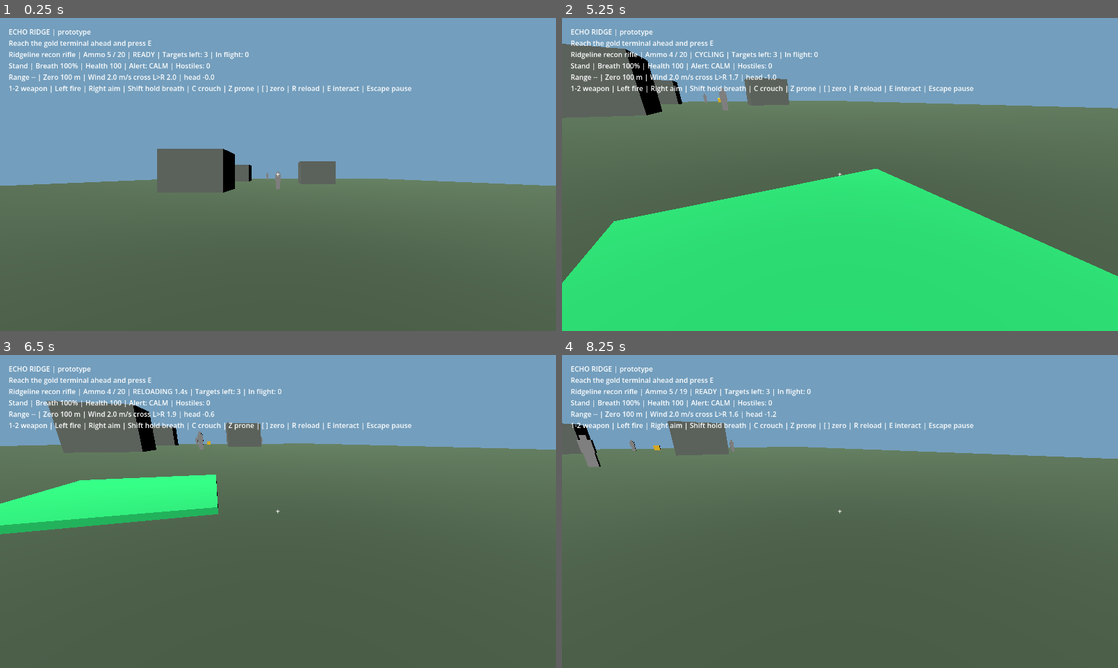
Above: before the commit, frames 1-4 (two rows, left to right).
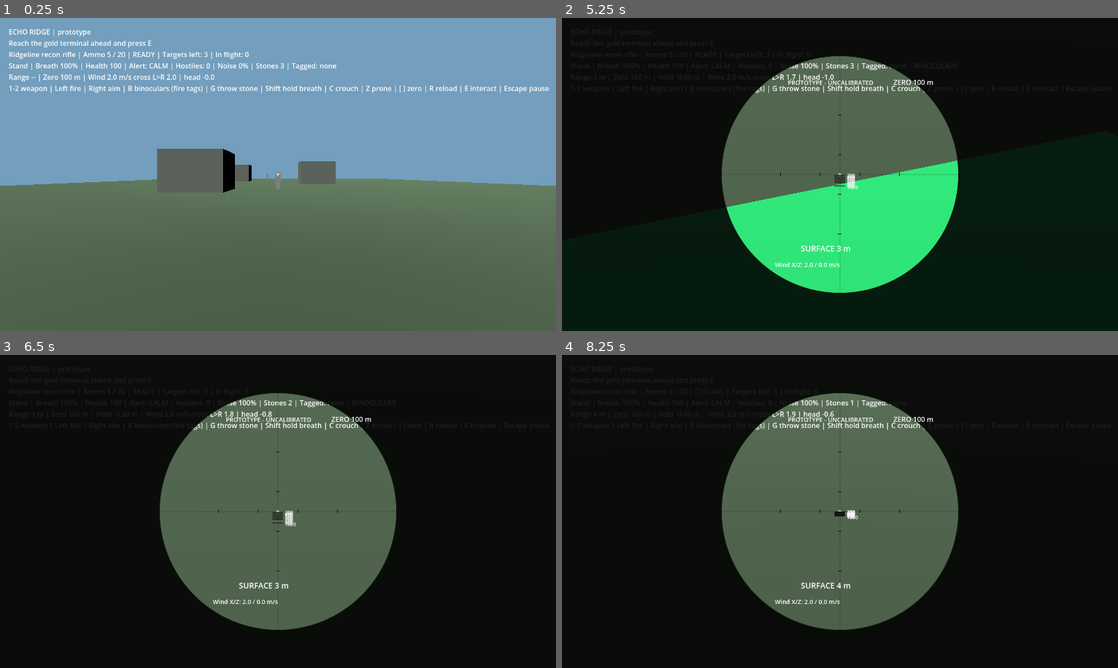
Above: after the commit, the same moments.

Repository: adam656677-oss/sniper
Game: Godot game, scene res://main.tscn
Same seed, same stepped clock (60 frames per second), same inputs: the game is played once before the commit and once after it.
Inputs (mouse positions are in pixels of both pictures, inside the frame that each line leads up to):
- Up to frame 1 (0.25 s): no input
- Up to frame 2 (5.25 s): tap E (interact) at 0.5, 1.25, 2, 2.75, 3.05, 3.5 s; move the mouse to (867, 174) at 0.52 s; hold Right mouse button (aim) 0.53-1.28 s; hold W (move_forward) 0.53-4.25 s; click (867, 174) at 0.67 s; tap C (crouch) at 0.8, 1.35 s; move the mouse to (812, 174) at 1.27 s; click (812, 174) at 1.55 s; move the mouse to (851, 168) at 2.02 s; press the mouse at (851, 168) at 2.03 s; tap Shift (hold_breath) at 2.3, 2.85 s; move the mouse to (834, 180) at 2.77 s; release the mouse at (834, 180) at 2.78 s; click (834, 180) at 2.92 s; move the mouse to (878, 177) at 3.52 s; hold E (interact) 3.53-4.25 s; click (878, 177) at 3.67 s; tap Z (prone) at 3.8 s; tap Escape (pause) at 4.15 s; drag from (673, 127) to (756, 96) at 4.27 s; tap N (restart) at 5 s; move the mouse to (867, 174) at 5.02 s; hold S (move_back) from 5.03 s (still down); hold B (binoculars, bound only after the commit) from 5.03 s (still down); click (867, 174) at 5.17 s
- Up to frame 3 (6.5 s): tap T (tag, bound only after the commit) at 5.3, 5.85 s; tap R (reload) at 5.65 s; move the mouse to (255, 505) at 5.77 s; release S (move_back) at 5.78 s; release B (binoculars, bound only after the commit) at 5.78 s; hold D (move_right) from 5.78 s (still down); click (255, 505) at 5.92 s; tap G (throw, bound only after the commit) at 6.05 s
- Up to frame 4 (8.25 s): move the mouse to (867, 511) at 6.52 s; release D (move_right) at 6.53 s; hold G (throw, bound only after the commit) 6.53-7.28 s; hold W (move_forward) from 6.53 s (still down); click (867, 511) at 6.67 s; right-click (867, 511) at 6.8 s; move the mouse to (812, 511) at 7.27 s; right-click (812, 511) at 7.35 s; click (812, 511) at 7.42 s; tap C (crouch) at 7.55 s; move the mouse to (851, 505) at 8.02 s; hold C (crouch) from 8.03 s (still down)

The runs differ from the first frame. In frame 1, 0.9% of the frame differs, in the area x 23-99%, y 14-24%; in frame 2, 79%; in frame 3, 80%, in the area x 0-100%, y 0-100%; in frame 4, 79%.

Commit message:
Add the stealth kit: binoculars with tagging, footstep noise and stone distractions
Checklist item 2.8. StealthKit narrows the view to 12 degrees, tags the
hostile under the crosshair, reports footstep noise scaled by stance and
motion every half second, and throws up to three stones that land along
the view ray and draw guards within 30 m. Hearing now carries loudness:
footsteps only make a patrol suspicious, thrown or distant sounds send it
to investigate, close gunfire alarms it. New stealth suite.

Co-Authored-By: Claude Fable 5.1 <noreply@anthropic.com>
Claude-Session: https://claude.ai/code/session_01Eowivxxx5e3dLJLdS68ERi

Diff:
--- a/compound_mission.tscn
+++ b/compound_mission.tscn
@@ -8,6 +8,7 @@
 [ext_resource type="Script" path="res://scope_overlay.gd" id="6"]
 [ext_resource type="Script" path="res://scenes/weapons/aim_sway.gd" id="7"]
 [ext_resource type="Script" path="res://scenes/killcam.gd" id="8"]
+[ext_resource type="Script" path="res://scenes/player/stealth_kit.gd" id="9"]
 
 [node name="CompoundMission" type="Node3D"]
 script = ExtResource("1")
@@ -25,6 +26,9 @@
 
 [node name="KillCam" type="Node" parent="."]
 script = ExtResource("8")
+
+[node name="StealthKit" type="Node" parent="."]
+script = ExtResource("9")
 
 [node name="HUDLayer" type="CanvasLayer" parent="."]
 
--- a/main.tscn
+++ b/main.tscn
@@ -8,6 +8,7 @@
 [ext_resource type="Script" path="res://scope_overlay.gd" id="6"]
 [ext_resource type="Script" path="res://scenes/weapons/aim_sway.gd" id="7"]
 [ext_resource type="Script" path="res://scenes/killcam.gd" id="8"]
+[ext_resource type="Script" path="res://scenes/player/stealth_kit.gd" id="9"]
 
 [node name="Mission" type="Node3D"]
 script = ExtResource("1")
@@ -25,6 +26,9 @@
 
 [node name="KillCam" type="Node" parent="."]
 script = ExtResource("8")
+
+[node name="StealthKit" type="Node" parent="."]
+script = ExtResource("9")
 
 [node name="HUDLayer" type="CanvasLayer" parent="."]
 
--- a/mission.gd
+++ b/mission.gd
@@ -9,6 +9,7 @@
 @onready var hud: Label = $HUDLayer/HUD
 @onready var sway: AimSway = $AimSway
 @onready var killcam: KillCam = $KillCam
+@onready var stealth: StealthKit = $StealthKit
 var measured_range := -1.0
 var last_long_shot := 0.0
 var camera: Camera3D
@@ -23,6 +24,9 @@
 	weapon.body_hit.connect(level.on_body_hit)
 	weapon.wind = level.wind
 	level.player = player
+	stealth.camera = camera
+	stealth.player = player
+	stealth.level = level
 	level.target_killed.connect(on_target_killed)
 	weapon.fired.connect(on_weapon_fired)
 
@@ -96,11 +100,23 @@
 		weapon.adjust_zero(-1)
 	elif event.is_action_pressed("skip_killcam"):
 		killcam.skip()
+	elif event.is_action_pressed("binoculars"):
+		stealth.toggle_binoculars()
+	elif event.is_action_pressed("tag"):
+		stealth.tag()
+	elif event.is_action_pressed("throw"):
+		stealth.throw_stone()
 	elif Input.mouse_mode == Input.MOUSE_MODE_CAPTURED:
 		if event.is_action_pressed("fire"):
-			weapon.fire_weapon()
+			if stealth.binoculars:
+				stealth.tag()
+			else:
+				weapon.fire_weapon()
 		elif event.is_action_pressed("aim"):
-			weapon.toggle_aim()
+			if stealth.binoculars:
+				stealth.set_binoculars(false)
+			else:
+				weapon.toggle_aim()
 
 func update_hud() -> void:
 	var objective: String = level.objective_text()
@@ -124,12 +140,15 @@
 	var shot_line := ""
 	if killcam.active():
 		shot_line = "\nLONG SHOT %.0f m (Space to skip)" % last_long_shot
-	var alert_line := "Health %d | Alert: %s | Hostiles: %d" % [int(round(player.health)), level.coordinator.level_name(), level.enemies.size()]
-	hud.text = "ECHO RIDGE | prototype\n%s\n%s | Ammo %d / %d | %s | Targets left: %d | In flight: %d\n%s | %s | %s\n%s | %s%s\n1-2 weapon | Left fire | Right aim | Shift hold breath | C crouch | Z prone | [ ] zero | R reload | E interact | Escape pause" % [
+	var noise_bar := "Noise %d%%" % int(round(stealth.noise_level() * 100.0))
+	var tags := stealth.live_tags()
+	var tag_line := "Tagged: none" if tags.is_empty() else "Tagged: " + ", ".join(tags.map(func(e): return "%s %.0f m" % [e.name, player.global_position.distance_to(e.global_position)]))
+	var alert_line := "Health %d | Alert: %s | Hostiles: %d | %s | Stones %d | %s%s" % [int(round(player.health)), level.coordinator.level_name(), level.enemies.size(), noise_bar, stealth.stones, tag_line, " | BINOCULARS" if stealth.binoculars else ""]
+	hud.text = "ECHO RIDGE | prototype\n%s\n%s | Ammo %d / %d | %s | Targets left: %d | In flight: %d\n%s | %s | %s\n%s | %s%s\n1-2 weapon | Left fire | Right aim | B binoculars (fire tags) | G throw stone | Shift hold breath | C crouch | Z prone | [ ] zero | R reload | E interact | Escape pause" % [
 		objective, weapon.profile().display_name, weapon.ammo, weapon.reserve_ammo, weapon.status_text(), level.targets.size(), weapon.projectiles.size(), stance_name, breath, alert_line, range_line, wind_text(), shot_line]
 
 func is_aiming() -> bool:
-	return camera.fov < 70.0
+	return camera.fov < 70.0 and not stealth.binoculars
 
 func advance_sway(delta: float) -> void:
 	sway.stance_multiplier = player.sway_multiplier()
@@ -144,7 +163,8 @@
 	weapon.advance_projectiles(delta)
 	advance_sway(delta)
 	killcam.advance(delta)
-	measured_range = measure_range() if is_aiming() else -1.0
+	stealth.advance(delta)
+	measured_range = measure_range() if is_aiming() or stealth.binoculars else -1.0
 	if not GameState.finished and level.is_complete():
 		GameState.finish_mission()
 	if GameState.finished:
--- a/project.godot
+++ b/project.godot
@@ -94,3 +94,15 @@
 "deadzone": 0.5,
 "events": [Object(InputEventKey,"resource_local_to_scene":false,"resource_name":"","device":-1,"window_id":0,"alt_press …(191 unchanged characters)…
 }
+binoculars={
+"deadzone": 0.5,
+"events": [Object(InputEventKey,"resource_local_to_scene":false,"resource_name":"","device":-1,"window_id":0,"alt_pressed":false,"shift_pressed":false,"ctrl_pressed":false,"meta_pressed":false,"pressed":false,"keycode":66,"physical_keycode":0,"key_label":0,"unicode":0,"location":0,"echo":false,"script":null)]
+}
+tag={
+"deadzone": 0.5,
+"events": [Object(InputEventKey,"resource_local_to_scene":false,"resource_name":"","device":-1,"window_id":0,"alt_pressed":false,"shift_pressed":false,"ctrl_pressed":false,"meta_pressed":false,"pressed":false,"keycode":84,"physical_keycode":0,"key_label":0,"unicode":0,"location":0,"echo":false,"script":null)]
+}
+throw={
+"deadzone": 0.5,
+"events": [Object(InputEventKey,"resource_local_to_scene":false,"resource_name":"","device":-1,"window_id":0,"alt_pressed":false,"shift_pressed":false,"ctrl_pressed":false,"meta_pressed":false,"pressed":false,"keycode":71,"physical_keycode":0,"key_label":0,"unicode":0,"location":0,"echo":false,"script":null)]
+}
--- a/range_mission.tscn
+++ b/range_mission.tscn
@@ -8,6 +8,7 @@
 [ext_resource type="Script" path="res://scope_overlay.gd" id="6"]
 [ext_resource type="Script" path="res://scenes/weapons/aim_sway.gd" id="7"]
 [ext_resource type="Script" path="res://scenes/killcam.gd" id="8"]
+[ext_resource type="Script" path="res://scenes/player/stealth_kit.gd" id="9"]
 
 [node name="RangeMission" type="Node3D"]
 script = ExtResource("1")
@@ -25,6 +26,9 @@
 
 [node name="KillCam" type="Node" parent="."]
 script = ExtResource("8")
+
+[node name="StealthKit" type="Node" parent="."]
+script = ExtResource("9")
 
 [node name="HUDLayer" type="CanvasLayer" parent="."]
 
--- a/scenes/enemies/alert_coordinator.gd
+++ b/scenes/enemies/alert_coordinator.gd
@@ -51,13 +51,16 @@
 		if enemy.global_position.distance_to(reporter.global_position) <= SHARE_RADIUS:
 			enemy.receive_contact(position)
 
-func report_noise(position: Vector3, radius: float, source: Node = null) -> void:
+# loudness caps how alarming the sound is: 1.0 gunfire, 0.5 distant or thrown,
+# 0.3 footsteps. Within a quarter of the radius a loud sound is unmistakable.
+func report_noise(position: Vector3, radius: float, source: Node = null, loudness: float = 1.0) -> void:
 	for enemy in enemies:
 		if enemy == source or not enemy.is_alive():
 			continue
 		var distance: float = enemy.global_position.distance_to(position)
 		if distance <= radius:
-			enemy.on_noise(position, 1.0 if distance <= radius * 0.25 else 0.5)
+			var heard := 1.0 if distance <= radius * 0.25 else 0.5
+			enemy.on_noise(position, minf(heard, loudness))
 
 func report_body(position: Vector3) -> void:
 	bodies.append(position)
--- a/scenes/enemies/enemy.gd
+++ b/scenes/enemies/enemy.gd
@@ -128,7 +128,8 @@
 	if state == State.PATROL or state == State.SUSPICIOUS:
 		change_state(State.INVESTIGATE)
 
-# loudness 1.0 is close and unmistakable; 0.5 is distant.
+# loudness 1.0 is close and unmistakable; 0.5 is distant or thrown; below 0.5
+# is a faint sound such as footsteps that only makes a patrol suspicious.
 func on_noise(position: Vector3, loudness: float) -> void:
 	if not is_alive():
 		return
@@ -137,9 +138,13 @@
 	if loudness >= 1.0:
 		perception.awareness = 1.0
 		become_alert()
-	elif state == State.PATROL or state == State.SUSPICIOUS:
-		perception.awareness = maxf(perception.awareness, 0.5)
-		change_state(State.INVESTIGATE)
+	elif loudness >= 0.5:
+		if state == State.PATROL or state == State.SUSPICIOUS:
+			perception.awareness = maxf(perception.awareness, 0.5)
+			change_state(State.INVESTIGATE)
+	elif state == State.PATROL:
+		perception.awareness = maxf(perception.awareness, SUSPICIOUS_THRESHOLD)
+		change_state(State.SUSPICIOUS)
 
 func on_body_seen(position: Vector3) -> void:
 	last_known = position
--- a/scenes/levels/level_base.gd
+++ b/scenes/levels/level_base.gd
@@ -50,8 +50,8 @@
 func spawn_reinforcements(_position: Vector3) -> void:
 	pass
 
-func report_noise(position: Vector3, radius: float) -> void:
-	coordinator.report_noise(position, radius, null)
+func report_noise(position: Vector3, radius: float, loudness: float = 1.0) -> void:
+	coordinator.report_noise(position, radius, null, loudness)
 
 # One flat navigation polygon at ground level. Enough for the prototype arenas;
 # baked meshes replace this with the terrain work.
--- /dev/null
+++ b/scenes/player/stealth_kit.gd
@@ -0,0 +1,102 @@
+class_name StealthKit
+extends Node
+
+# Player stealth tools: binoculars with target tagging, a footstep noise model,
+# and throwable stones for distraction. Owned by the mission.
+
+signal tagged(enemy: Node)
+signal stone_thrown(landing: Vector3)
+
+const BINOCULAR_FOV := 12.0
+const TAG_RANGE := 400.0
+const STONE_COUNT := 3
+const STONE_RANGE := 20.0
+const STONE_NOISE_RADIUS := 30.0
+const FOOTSTEP_INTERVAL := 0.5
+const FOOTSTEP_RADIUS := 14.0
+const FOOTSTEP_LOUDNESS := 0.3
+const STANCE_NOISE := {0: 1.0, 1: 0.5, 2: 0.25} # Player.Stance order: stand, crouch, prone.
+
+var binoculars := false
+var stones := STONE_COUNT
+var tagged_enemies: Array = []
+var footstep_timer := 0.0
+var camera: Camera3D
+var player: Node3D
+var level: Node
+
+func noise_level() -> float:
+	if player == null:
+		return 0.0
+	var moving: bool = Vector2(player.velocity.x, player.velocity.z).length() > 0.1
+	if not moving:
+		return 0.0
+	return float(STANCE_NOISE.get(player.stance, 1.0))
+
+func set_binoculars(value: bool) -> bool:
+	if not GameState.simulation_active() or camera == null:
+		return false
+	binoculars = value
+	camera.fov = BINOCULAR_FOV if binoculars else 75.0
+	return binoculars
+
+func toggle_binoculars() -> bool:
+	return set_binoculars(not binoculars)
+
+func target_under_crosshair() -> Node:
+	if camera == null or player == null:
+		return null
+	var origin := camera.global_position
+	var finish := origin - camera.global_basis.z * TAG_RANGE
+	var query := PhysicsRayQueryParameters3D.create(origin, finish)
+	query.exclude = [player.get_rid()]
+	var hit: Dictionary = camera.get_world_3d().direct_space_state.intersect_ray(query)
+	if hit.is_empty():
+		return null
+	return hit.collider
+
+func tag() -> Node:
+	if not GameState.simulation_active() or not binoculars:
+		return null
+	var target := target_under_crosshair()
+	if target == null or not target.has_method("tick") or not target.is_alive():
+		return null
+	if target not in tagged_enemies:
+		tagged_enemies.append(target)
+		tagged.emit(target)
+	return target
+
+func live_tags() -> Array:
+	var alive: Array = []
+	for enemy in tagged_enemies:
+		if is_instance_valid(enemy) and enemy.is_alive():
+			alive.append(enemy)
+	return alive
+
+func throw_stone() -> bool:
+	if not GameState.simulation_active() or stones <= 0 or camera == null or level == null:
+		return false
+	stones -= 1
+	var origin := camera.global_position
+	var forward := -camera.global_basis.z
+	var landing := origin + forward * STONE_RANGE
+	var query := PhysicsRayQueryParameters3D.create(origin, landing)
+	query.exclude = [player.get_rid()]
+	var hit: Dictionary = camera.get_world_3d().direct_space_state.intersect_ray(query)
+	if not hit.is_empty():
+		landing = hit.position
+	level.report_noise(landing, STONE_NOISE_RADIUS, 0.5)
+	stone_thrown.emit(landing)
+	return true
+
+func advance(delta: float) -> void:
+	if not GameState.simulation_active() or level == null or player == null:
+		return
+	var noise := noise_level()
+	if noise <= 0.0:
+		footstep_timer = 0.0
+		return
+	footstep_timer += delta
+	if footstep_timer >= FOOTSTEP_INTERVAL:
+		footstep_timer = 0.0
+		level.report_noise(player.global_position, FOOTSTEP_RADIUS * noise, FOOTSTEP_LOUDNESS)
--- /dev/null
+++ b/tests/stealth.gd
@@ -0,0 +1,86 @@
+extends SceneTree
+
+var failures := 0
+var state: Node
+
+func check(condition: bool, label: String) -> void:
+	if condition:
+		print("PASS: " + label)
+	else:
+		failures += 1
+		push_error("FAIL: " + label)
+
+func _initialize() -> void:
+	call_deferred("run_tests")
+
+func run_tests() -> void:
+	state = root.get_node("GameState")
+	var game = load("res://compound_mission.tscn").instantiate()
+	root.add_child(game)
+	game.set_physics_process(false)
+	await physics_frame
+	await physics_frame
+	var level = game.level
+	var player = game.player
+	var stealth = game.stealth
+	for enemy in level.enemies:
+		enemy.set_physics_process(false)
+	# Noise meter.
+	player.velocity = Vector3.ZERO
+	check(stealth.noise_level() == 0.0, "Standing still makes no noise")
+	player.velocity = Vector3(3, 0, 0)
+	check(stealth.noise_level() == 1.0, "Walking upright is loud")
+	player.set_stance(player.Stance.CROUCH)
+	var crouch_noise: float = stealth.noise_level()
+	player.set_stance(player.Stance.PRONE)
+	check(crouch_noise < 1.0 and stealth.noise_level() < crouch_noise, "Crouching and crawling are progressively quieter")
+	player.set_stance(player.Stance.STAND)
+	var listener = level.enemies[0]
+	listener.global_position = player.global_position + Vector3(0, 0, -8)
+	await physics_frame
+	player.velocity = Vector3(3, 0, 0)
+	stealth.advance(0.6)
+	check(listener.state == listener.State.SUSPICIOUS, "Footsteps near a patrol make it suspicious but not alert")
+	listener.change_state(listener.State.PATROL)
+	listener.perception.awareness = 0.0
+	listener.global_position = Vector3(-40, 1, -20)
+	player.velocity = Vector3.ZERO
+	# Binoculars and tagging.
+	var target = level.enemies[1]
+	target.global_position = Vector3(0, 1, -45)
+	player.global_position = Vector3(0, 1, -5)
+	game.camera.global_position = Vector3(0, 1.65, -5)
+	game.camera.look_at(target.global_position + Vector3(0, 0.3, 0), Vector3.UP)
+	await physics_frame
+	check(stealth.tag() == null and stealth.tagged_enemies.is_empty(), "Tagging needs the binoculars up")
+	check(stealth.toggle_binoculars() and game.camera.fov < 20.0, "Binoculars narrow the view")
+	check(not game.is_aiming(), "Binoculars are not the rifle scope")
+	check(stealth.tag() == target and stealth.live_tags() == [target], "Binoculars tag the hostile under the crosshair")
+	check(stealth.tag() == target and stealth.tagged_enemies.size() == 1, "Tagging twice keeps one entry")
+	game.camera.look_at(Vector3(0, 30, -50), Vector3.UP)
+	check(stealth.tag() == null, "Nothing to tag in empty air")
+	stealth.set_binoculars(false)
+	check(game.camera.fov == 75.0, "Lowering the binoculars restores the view")
+	target.take_hit(-1, 1000.0)
+	check(stealth.live_tags().is_empty(), "Dead hostiles drop off the tag list")
+	# Stones.
+	var distracted = level.enemies[0]
+	distracted.change_state(distracted.State.PATROL)
+	distracted.perception.awareness = 0.0
+	distracted.global_position = Vector3(10, 1, -30)
+	game.camera.global_position = Vector3(0, 1.65, -5)
+	game.camera.look_at(Vector3(0, 1.65, -35), Vector3.UP)
+	await physics_frame
+	check(stealth.stones == 3 and stealth.throw_stone() and stealth.stones == 2, "Throwing a stone spends one of three")
+	check(distracted.state == distracted.State.INVESTIGATE and distracted.last_known.distance_to(Vector3(0, 1.65, -25)) < 1.0, "A guard investigates where the stone landed")
+	stealth.throw_stone()
+	stealth.throw_stone()
+	check(not stealth.throw_stone() and stealth.stones == 0, "No stones left means no throw")
+	state.set_paused(true)
+	check(not stealth.toggle_binoculars() and not stealth.throw_stone(), "Pause blocks the stealth kit")
+	state.set_paused(false)
+	game.queue_free()
+	await process_frame
+	if failures == 0:
+		print("STEALTH TESTS PASSED")
+	quit(0 if failures == 0 else 1)
Not shown: 1 places in compound_mission.tscn that only renumber resources
Not shown: 1 places in main.tscn that only renumber resources
Not shown: 1 places in range_mission.tscn that only renumber resources
Not shown, added: scenes/player/stealth_kit.gd.uid
Not shown, added: tests/stealth.gd.uid
Not shown, changed: docs/CHECKLIST.md
Not shown, changed: docs/VALIDATION.md
